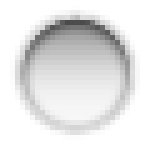
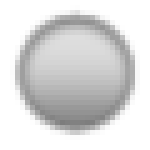
Layer changes from the first (150, 150) image to the second:
painted on "Shape 1" over box(20, 15, 130, 130)
